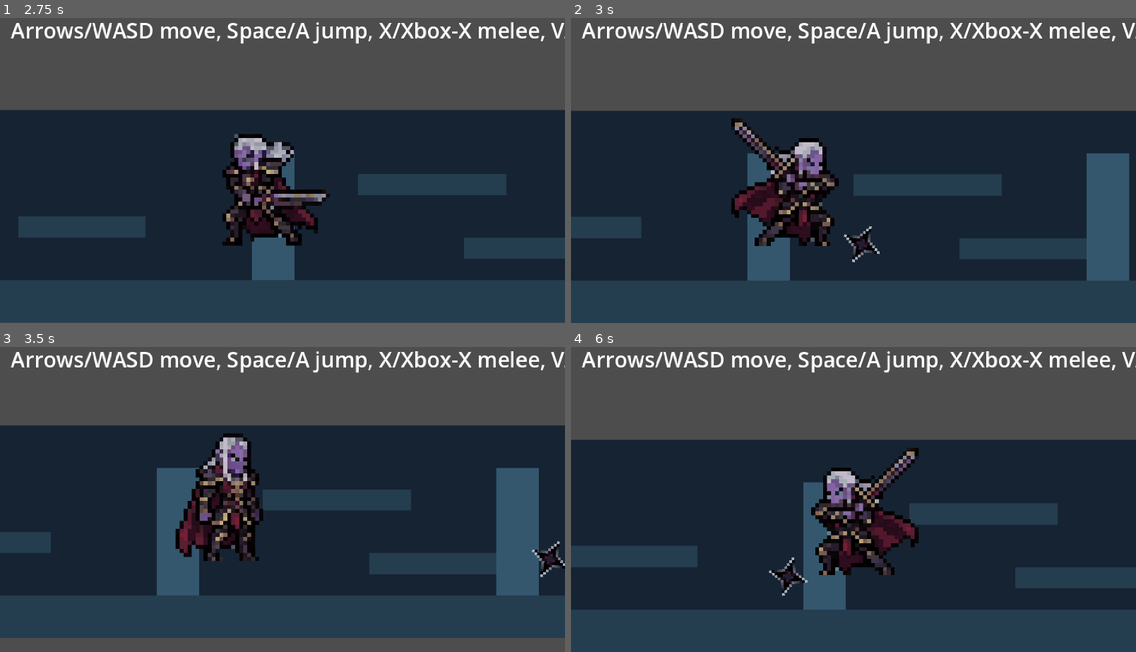
Above: before the commit, frames 1-4 (two rows, left to right).
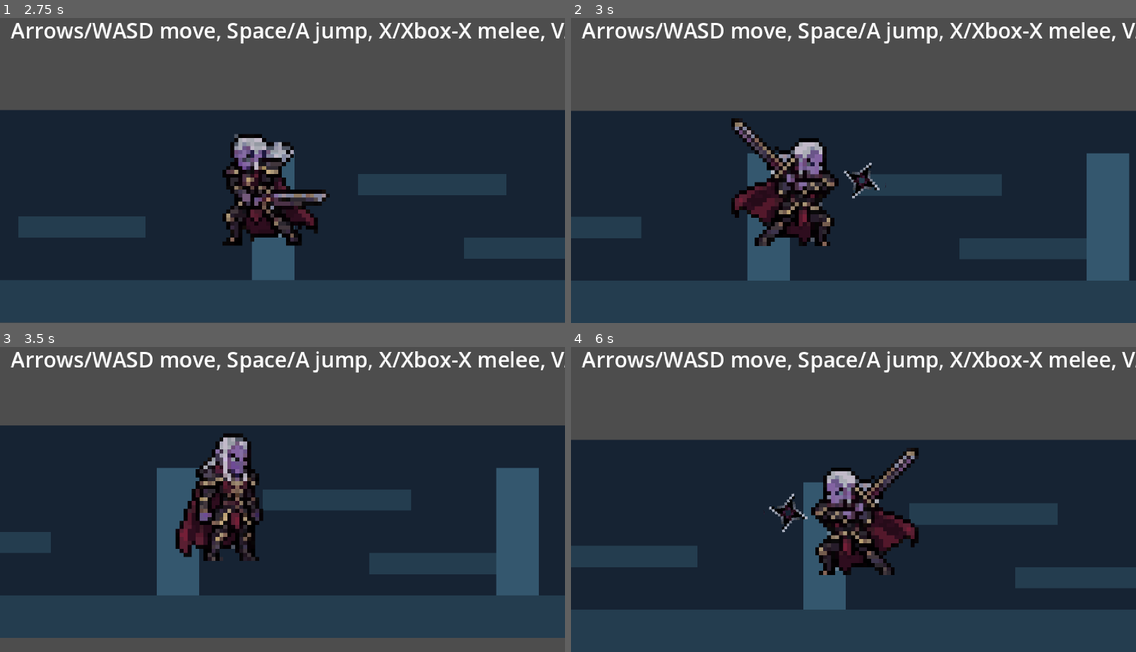
Above: after the commit, the same moments.

Repository: andrewgilliland/awash
Game: Godot game, scene res://scenes/main.tscn
The game is run twice, just before and just after one commit, with the same random seed, the same clock (stepped at 60 frames per second) and the same inputs.
Inputs:
- Up to frame 1 (2.75 s): hold Right (move_right) 0.53-2.03 s; tap C (guard) at 0.6 s; tap Space (jump) at 0.77, 1.52 s; tap E (interact) at 1.35 s; hold Left (move_left) from 2.03 s (still down); hold X (melee_attack) from 2.03 s (still down)
- Up to frame 2 (3 s): release Left (move_left) at 2.78 s; release X (melee_attack) at 2.78 s; hold Right (move_right) from 2.78 s (still down); tap V (ranged_attack) at 2.85 s
- Up to frame 3 (3.5 s): keep holding Right (move_right); tap Space (jump) at 3.02 s
- Up to frame 4 (6 s): tap C (guard) at 3.6 s; tap Space (jump) at 3.77, 4.52 s; release Right (move_right) at 4.28 s; hold Left (move_left) 4.28-5.03 s; tap E (interact) at 4.35 s; hold Right (move_right) 5.03-5.78 s; hold X (melee_attack) 5.03-5.78 s; hold Left (move_left) from 5.78 s (still down); tap V (ranged_attack) at 5.85 s

Frame 1 is identical in both runs. In frame 2, 0.5% of the frame differs, in the area x 48-56%, y 47-81%; in frame 3, 0.3%; in frame 4, 0.6%, in the area x 35-42%, y 47-82%.

Commit message:
Raise projectile spawn offset for better launch alignment

Diff:
--- a/scripts/player/player.gd
+++ b/scripts/player/player.gd
@@ -66,7 +66,7 @@
 @export var melee_damage: int = 1
 @export var melee_knockback: Vector2 = Vector2(120.0, -45.0)
 @export var projectile_scene: PackedScene
-@export var projectile_spawn_offset: Vector2 = Vector2(18.0, -10.0)
+@export var projectile_spawn_offset: Vector2 = Vector2(18.0, -58.0)
 @export var projectile_speed: float = 420.0
 @export var projectile_lifetime_seconds: float = 1.1
 @export var projectile_damage: int = 1
